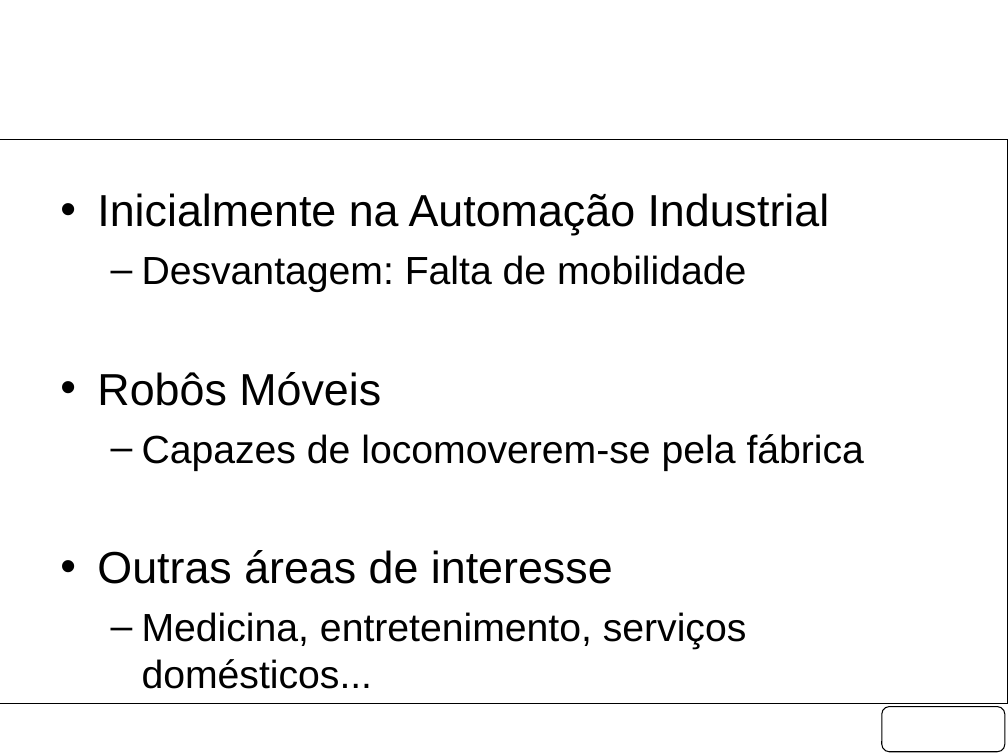
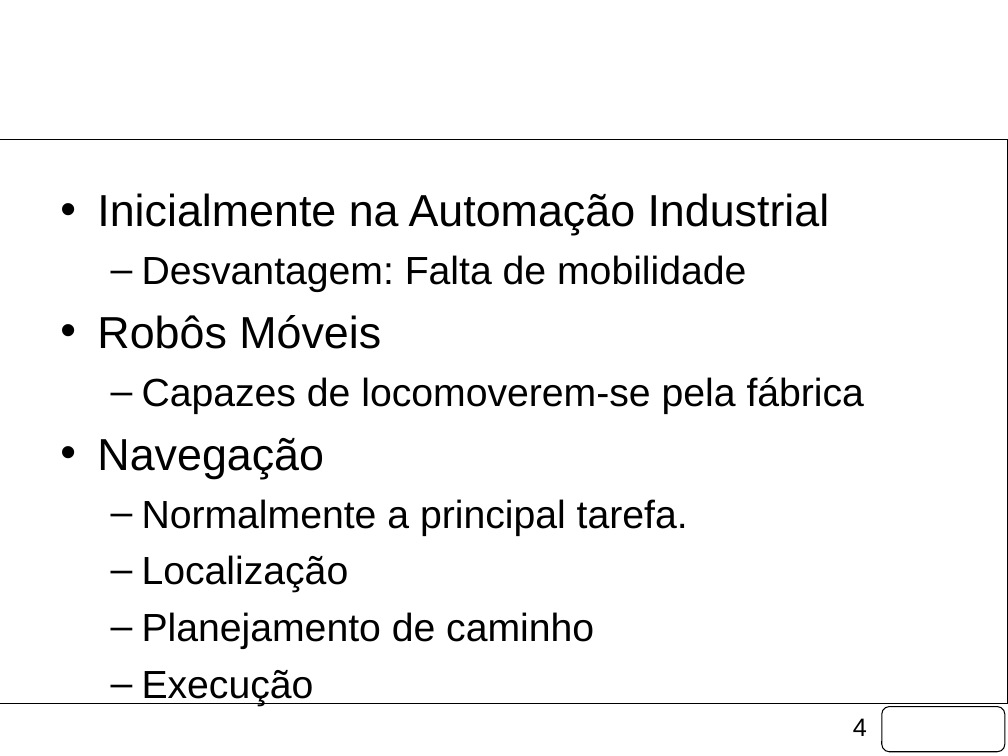
Before and after one commit to fongoses/robo2, a slide deck: slide 4 of documentos/Apresentação Março.pptx. Drawn at 1008x756 pixels with LibreOffice and Linux fonts; fonts in the diff are those of the drawing; background and template pictures are left out. Boxes give left, top, right and bottom in pixels: in the first picture for what was removed or moved away, otherwise in the second. Text is boxed around its words. In the diff, an @@ line names an element or a change of style, - is before the commit and + after.

```diff
--- a/documentos/Apresentação Março.pptx
+++ b/documentos/Apresentação Março.pptx
@@ text at [97,438,688,649]: text changed @@
-• Outras áreas de interesse
-  – Medicina, entretenimento, serviços domésticos...
+• Navegação
+  – Normalmente a principal tarefa.
+  – Localização
+  – Planejamento de caminho
+  – Execução
@@ page number added at [853,718,867,736], 18 pt, text #000000 @@
+4
```
Also in this commit, not shown: 15 other slides changed, 11 slides added, 1 slide removed, 15 other files.
